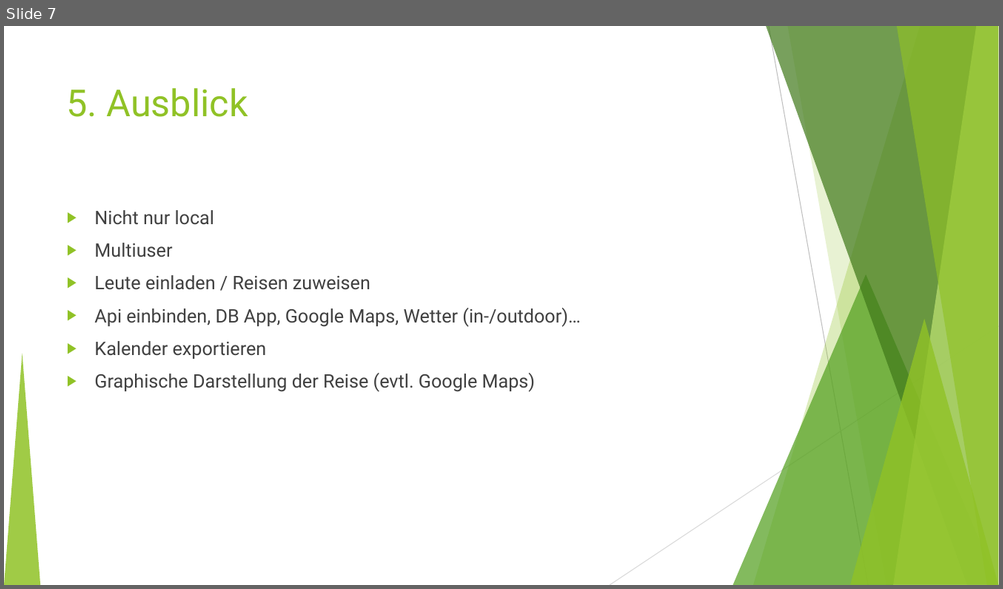
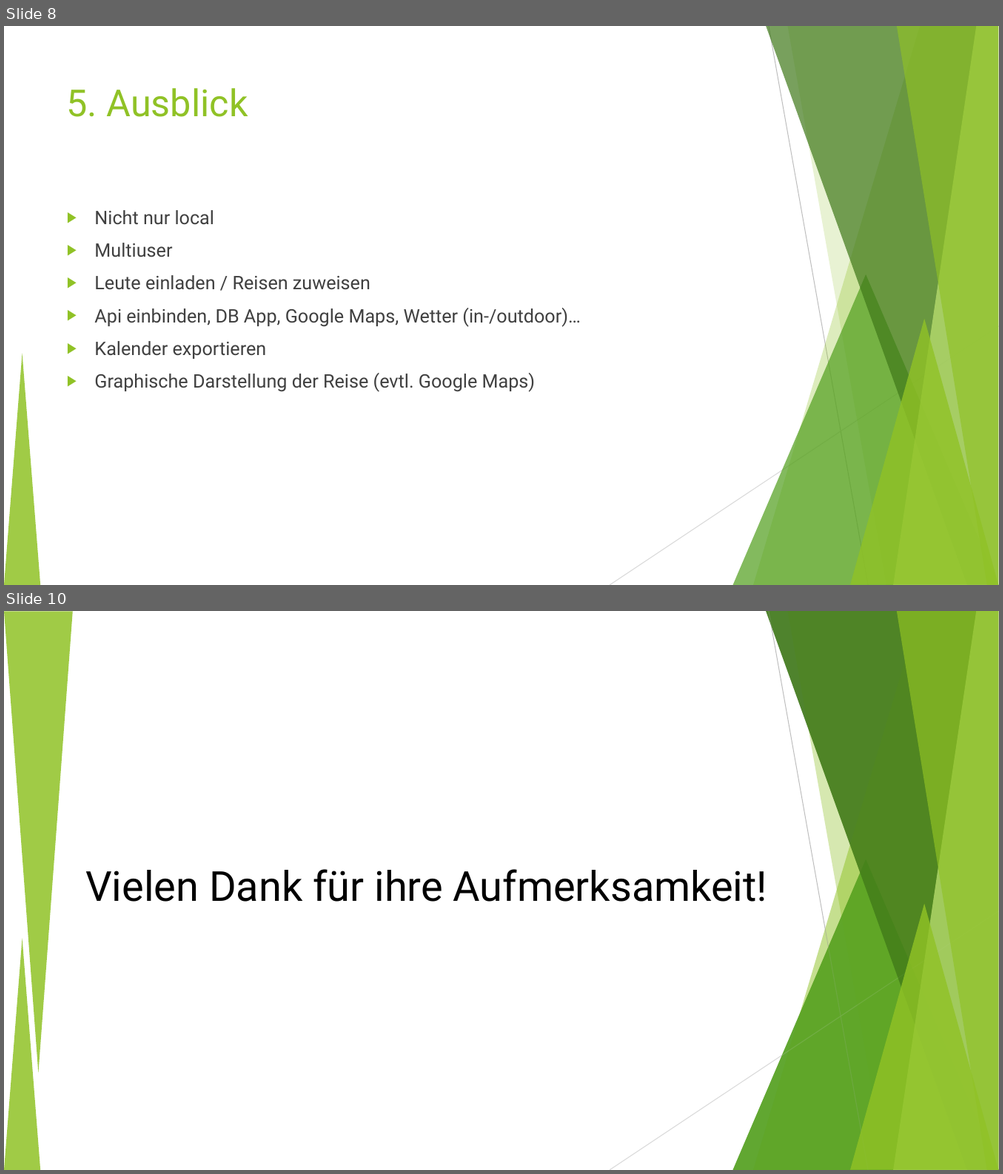
Before and after one commit to fh-erfurt/TravelBuddy-REST, a slide deck: doc/Präsentation/TravelBuddy_1.ppt. Shown one above the other, each under a label of ours: slide 7 before the commit, slides 8 and 10 after it; the slides between them are not shown. The pictures are 1003x589 and 1003x1174 pixels, drawn with LibreOffice and Linux fonts; fonts in the diff are those of the drawing. Boxes give left, top, right and bottom in pixels: in the first picture for what was removed or moved away, otherwise in the second. Text is boxed around its words. In the diff, an @@ line names an element or a change of style, - is before the commit and + after.

```diff
--- a/doc/Präsentation/TravelBuddy_1.ppt
+++ b/doc/Präsentation/TravelBuddy_1.ppt
@@ slide 10 added at <box>4,611,999,1170</box>, background #FFFFFF; not listed: 17 template elements that a slide beside it also shows @@
@@ triangle added at <box>4,611,73,1073</box>, fill #90C226 at 85% opacity @@
@@ title added at <box>85,869,767,902</box>, 40 pt, text #000000 @@
+Vielen Dank für ihre Aufmerksamkeit!
@@ what was slide 7 is now slide 8 @@
```
Also in this commit, not shown: 4 slides changed, 2 other slides added, 1 slide removed.
